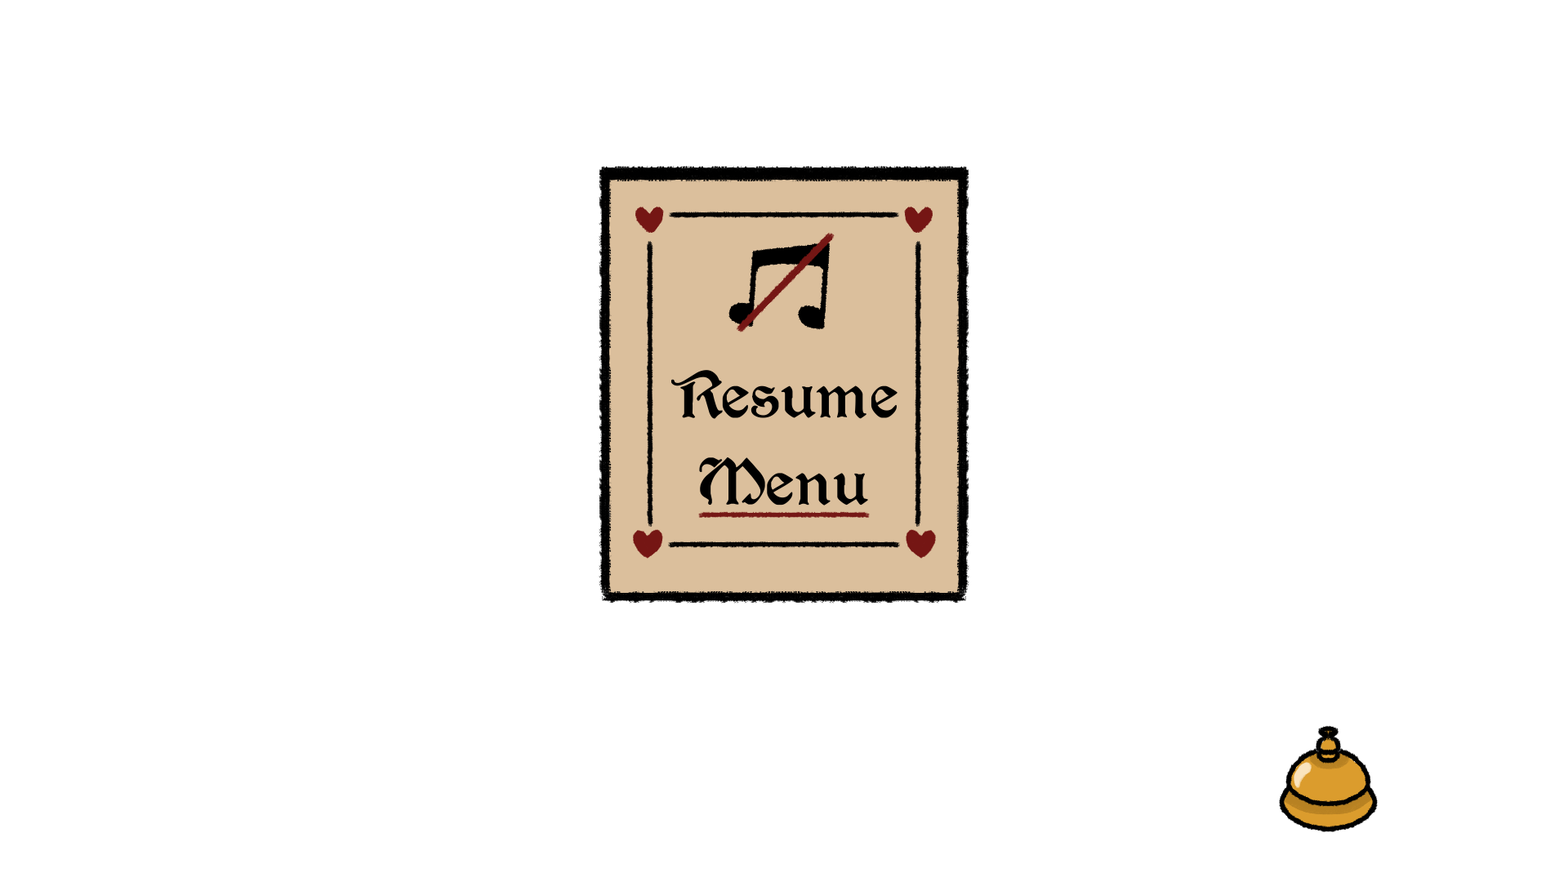
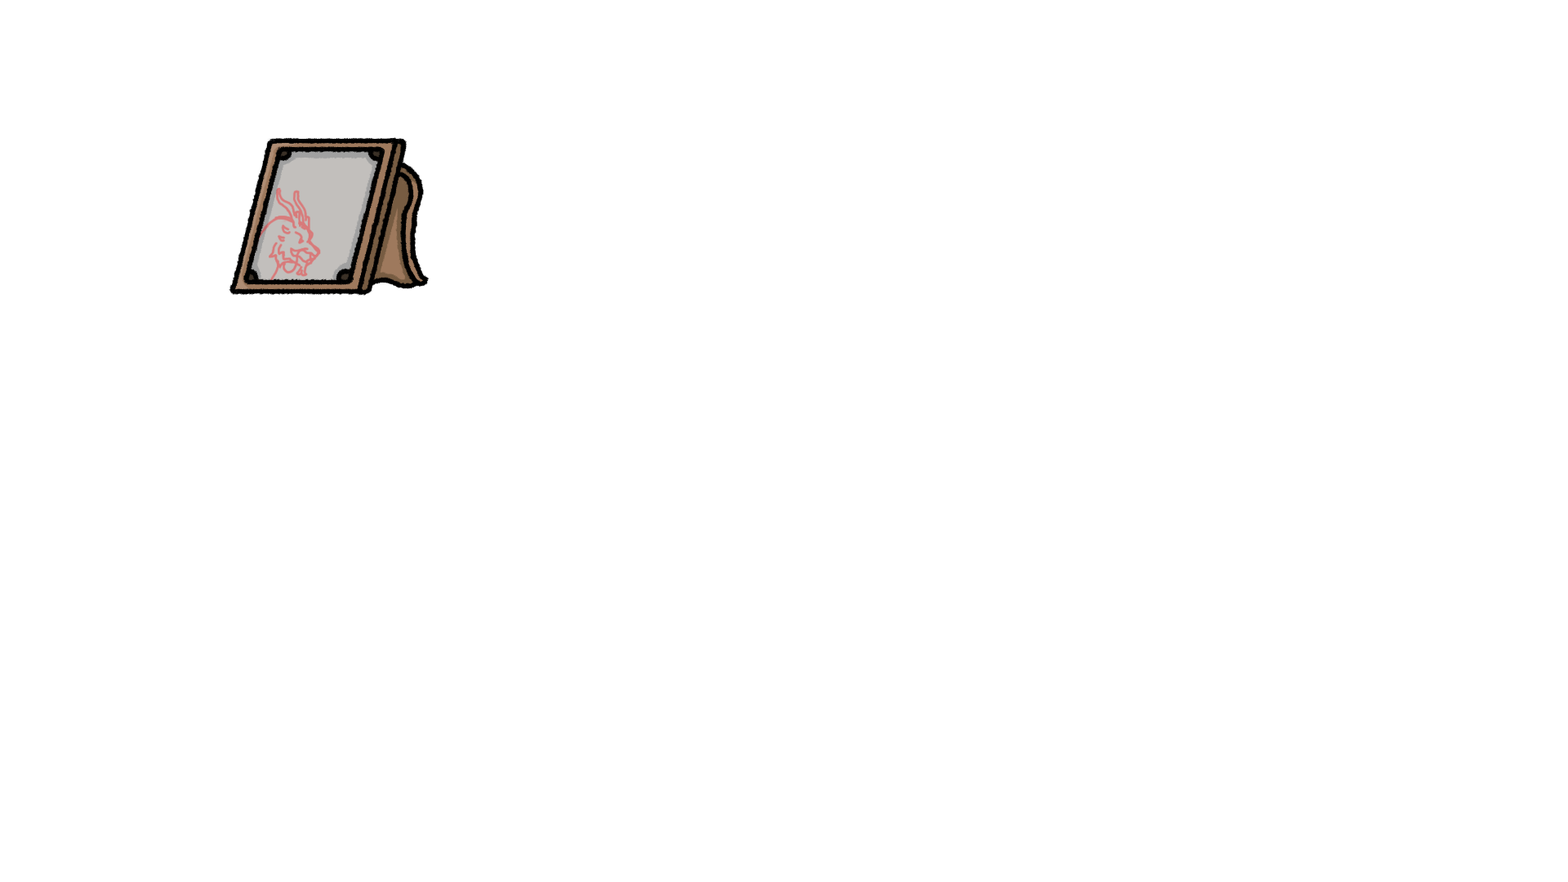
Layers edited between the first and the second 1568px x 882px image:
added group "ROUNDS" with 33 layers above "VELA" over [228, 137, 1378, 833]
added layer "line" (1st of 3, in "ROUNDS") in group "ROUNDS" over [228, 137, 429, 296]
added group "Copiar de Catterpillar" with 3 layers in group "ROUNDS" over [228, 156, 366, 296]
added layer "Pintar camada 7" (1st of 6, in "ROUNDS" › "Copiar de Catterpillar") (36%) in group "Copiar de Catterpillar" over [228, 156, 366, 296]
added layer "pintura" (1st of 3, in "ROUNDS") in group "ROUNDS" over [228, 137, 429, 296]
hid group "Opt" (8 layers) over [598, 165, 970, 604]
painted on "Copiar de Pintar camada 5" over [679, 209, 889, 419]
painted on "Pintar camada 5" over [679, 209, 889, 419]
hid group "sino" (3 layers) over [1278, 725, 1378, 833]
painted on "line" (3rd of 3, in "sino") over [1278, 725, 1378, 833]